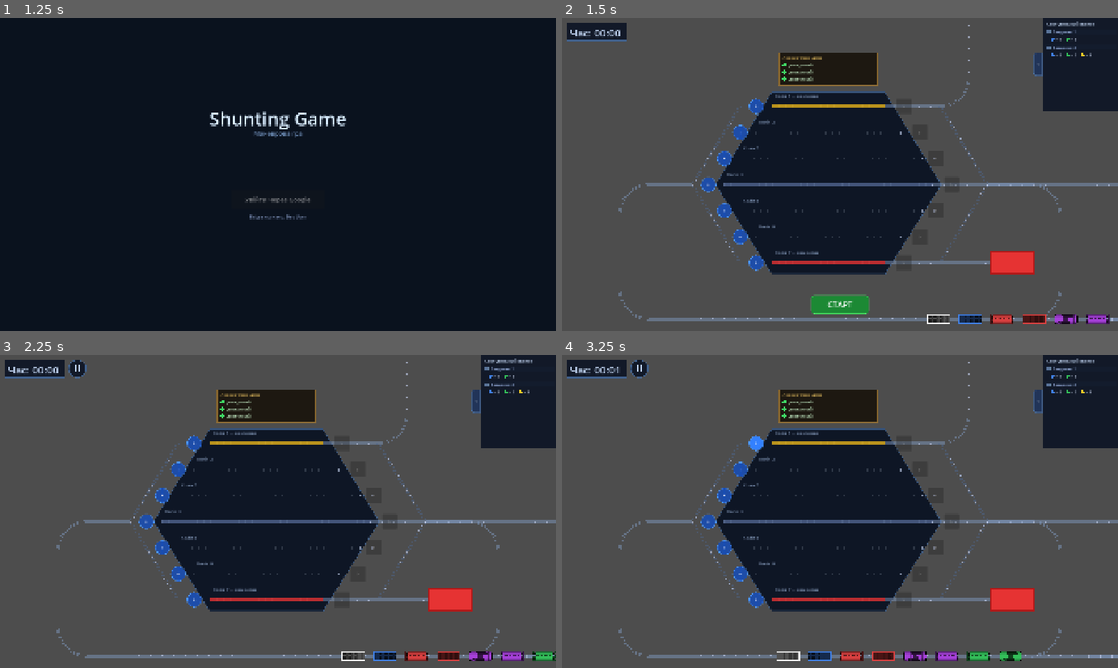
Above: before the commit, frames 1-4 (two rows, left to right).
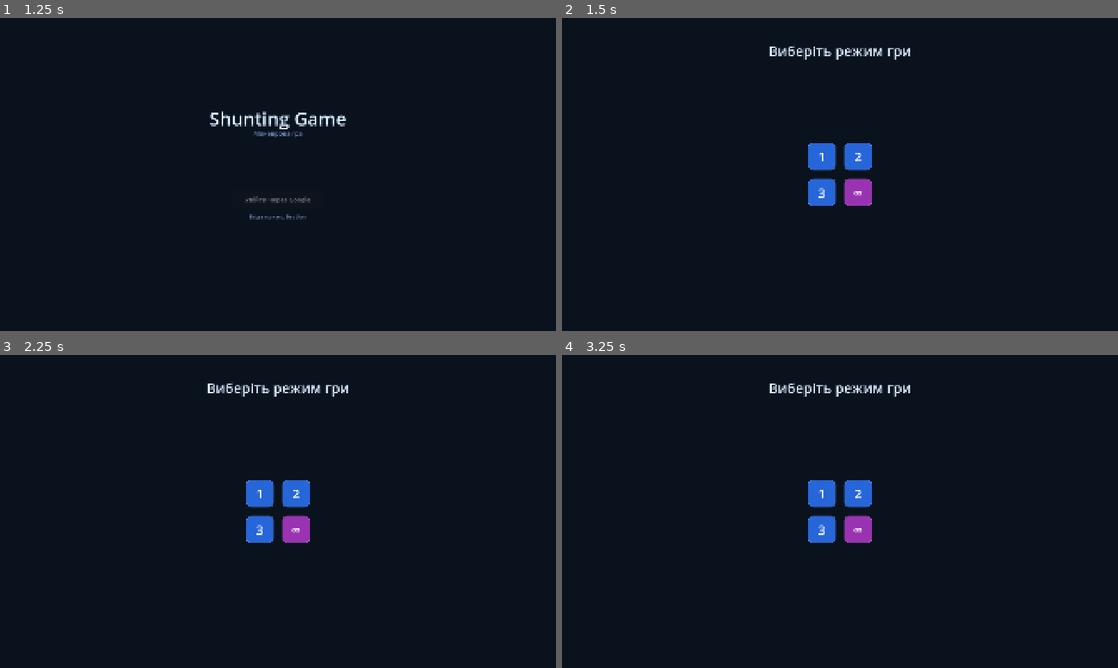
Above: after the commit, the same moments.

Repository: Fenimors99/shunting-game
Game: Godot game, scene res://scenes/LoginScreen.tscn
Two runs of this game, one before a commit and one after it. Both use one fixed random seed, a clock stepped at 60 frames per second and the inputs below.
Inputs (mouse positions are in pixels of both pictures, inside the frame that each line leads up to):
- Up to frame 1 (1.25 s): click "Увійти через Google" at 0.5 s
- Up to frame 2 (1.5 s): tap Enter at 1.25 s
- Up to frame 3 (2.25 s): click (278, 642) at 2 s, where only the run before the commit has a clickable "СТАРТ"
- Up to frame 4 (3.25 s): click (756, 442) at 2.75 s, where only the run before the commit has a clickable "+"

Frame 1 is identical in both runs. In frame 2, 80% of the frame differs, in the area x 0-100%, y 0-100%; in frame 3, 80%; in frame 4, 80%.

Commit message:
feat: add level selection screen with 3 levels and infinite mode

Diff:
--- /dev/null
+++ b/scenes/LevelSelect.tscn
@@ -0,0 +1,6 @@
+[gd_scene format=3 uid="uid://8wjf35eixhao"]
+
+[ext_resource type="Script" uid="uid://cfnh5wa22s0pd" path="res://scripts/LevelSelect.gd" id="1_dbyaq"]
+
+[node name="LevelSelect" type="Node2D" unique_id=679557032]
+script = ExtResource("1_dbyaq")
--- a/scripts/GameScreen.gd
+++ b/scripts/GameScreen.gd
@@ -237,7 +237,7 @@
 	var btn_exit = create_menu_btn.call("Вихід до рівнів", Color(0.8, 0.3, 0.3))
 	btn_exit.pressed.connect(func():
 		get_tree().paused = false
-		get_tree().change_scene_to_file("res://scenes/LevelSelect.tscn") # Вкажіть шлях до вашого меню
+		get_tree().change_scene_to_file("res://scenes/LevelSelect.tscn")
 	)
 	btn_container.add_child(btn_exit)
 
--- /dev/null
+++ b/scripts/LevelSelect.gd
@@ -0,0 +1,88 @@
+extends Node2D
+class_name LevelSelectScreen
+
+const GAME_SCENE := "res://scenes/GameScreen.tscn"
+
+func _ready() -> void:
+	_build_ui()
+
+func _build_ui() -> void:
+	# 0. ОЧИЩЕННЯ
+	for child in get_children():
+		child.queue_free()
+
+	var vp := get_viewport_rect().size
+
+	# 1. ФОН
+	var bg := ColorRect.new()
+	bg.color = Color(0.04, 0.07, 0.12, 1.0)
+	bg.size = vp
+	add_child(bg)
+
+	# 2. ЗАГОЛОВОК
+	var title := Label.new()
+	title.text = "Виберіть режим гри"
+	title.horizontal_alignment = HORIZONTAL_ALIGNMENT_CENTER
+	title.position = Vector2(0, 80)
+	title.size = Vector2(vp.x, 60)
+	title.add_theme_font_size_override("font_size", 48)
+	title.add_theme_color_override("font_color", Color(0.85, 0.93, 1.00))
+	add_child(title)
+
+	# 3. КОНТЕЙНЕР ДЛЯ ЦЕНТРУВАННЯ (ОНОВЛЕНО)
+	# Цей вузол автоматично триматиме сітку в центрі екрана
+	var center_node := CenterContainer.new()
+	center_node.size = vp
+	center_node.mouse_filter = Control.MOUSE_FILTER_IGNORE
+	add_child(center_node)
+
+	var grid := GridContainer.new()
+	grid.columns = 2
+	grid.add_theme_constant_override("h_separation", 30)
+	grid.add_theme_constant_override("v_separation", 30)
+
+	# Додаємо сітку в CenterContainer, а не напряму в add_child
+	center_node.add_child(grid)
+
+	# 4. СТВОРЮЄМО 3 ЗВИЧАЙНІ РІВНІ
+	var blue_color = Color(0.15, 0.40, 0.85)
+	for i in range(1, 4):
+		var btn = _create_level_button(str(i), i, blue_color)
+		grid.add_child(btn)
+
+	# 5. СТВОРЮЄМО БЕЗКІНЕЧНИЙ РІВЕНЬ
+	var purple_color = Color(0.60, 0.20, 0.70)
+	var infinite_btn = _create_level_button("∞", 0, purple_color)
+	grid.add_child(infinite_btn)
+
+func _create_level_button(txt: String, level_id: int, base_color: Color) -> Button:
+	var btn := Button.new()
+	btn.text = txt
+	btn.custom_minimum_size = Vector2(95, 95)
+
+	# СТИЛІЗАЦІЯ
+	var s := StyleBoxFlat.new()
+	s.bg_color = base_color
+	s.set_border_width_all(2)
+	s.border_color = base_color.lightened(0.3)
+	s.set_corner_radius_all(15)
+
+	var sh := s.duplicate()
+	sh.bg_color = base_color.lightened(0.1)
+
+	btn.add_theme_stylebox_override("normal", s)
+	btn.add_theme_stylebox_override("hover", sh)
+	btn.add_theme_stylebox_override("pressed", sh)
+	btn.add_theme_font_size_override("font_size", 46)
+	btn.add_theme_color_override("font_color", Color.WHITE)
+
+	# ПІДКЛЮЧЕННЯ СИГНАЛУ
+	# Використовуємо level_id, щоб знати, який рівень запускати
+	btn.pressed.connect(func(): _on_level_selected(level_id))
+
+	return btn
+
+func _on_level_selected(level_num: int) -> void:
+	print("Обрано рівень: ", level_num)
+	# Тут можна передати номер рівня в GameScreen перед зміною сцени
+	get_tree().change_scene_to_file(GAME_SCENE)
--- a/scripts/LoginScreen.gd
+++ b/scripts/LoginScreen.gd
@@ -1,7 +1,7 @@
 extends Node2D
 class_name LoginScreen
 
-const GAME_SCENE := "res://scenes/GameScreen.tscn"
+const LEVEL_SELECT_SCENE := "res://scenes/LevelSelect.tscn" # Новий шлях
 
 @onready var firebase: FirebaseBridge = $FirebaseBridge
 
@@ -79,7 +79,7 @@
 func _on_auth_success(user_info: Dictionary) -> void:
 	_label_status.text = "Вхід виконано: %s" % user_info.get("displayName", "")
 	await get_tree().create_timer(0.8).timeout
-	get_tree().change_scene_to_file(GAME_SCENE)
+	get_tree().change_scene_to_file(LEVEL_SELECT_SCENE)
 
 func _on_auth_failed(error: String) -> void:
 	_btn_signin.disabled = false
Not shown, added: scripts/LevelSelect.gd.uid
